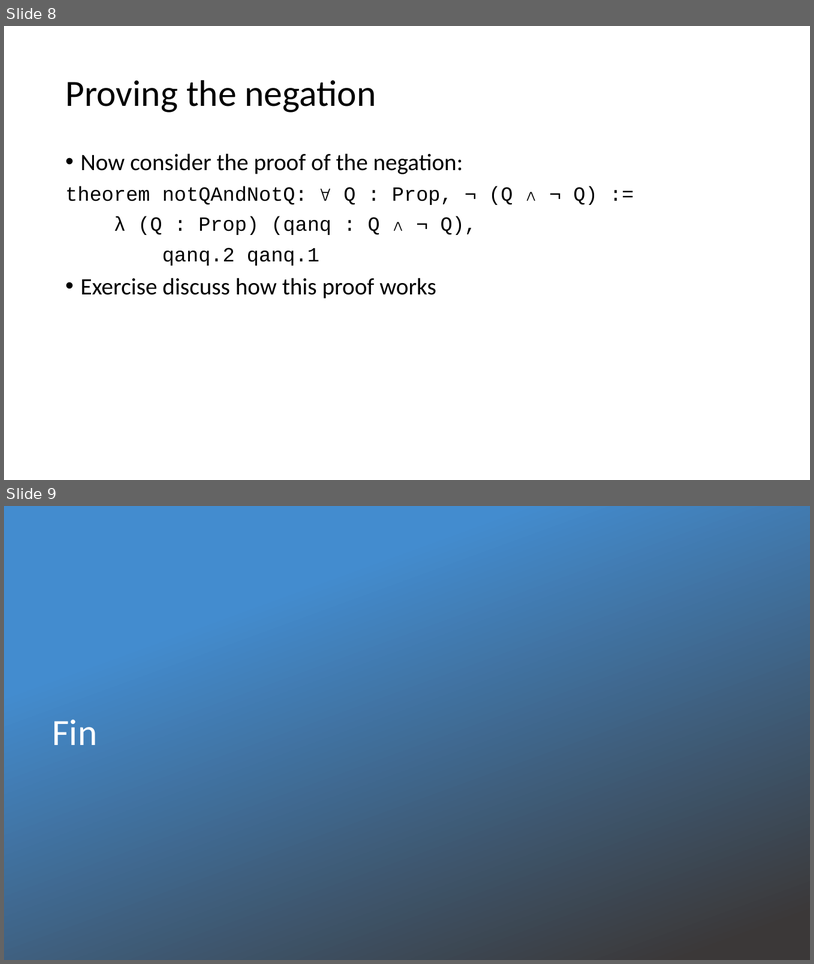
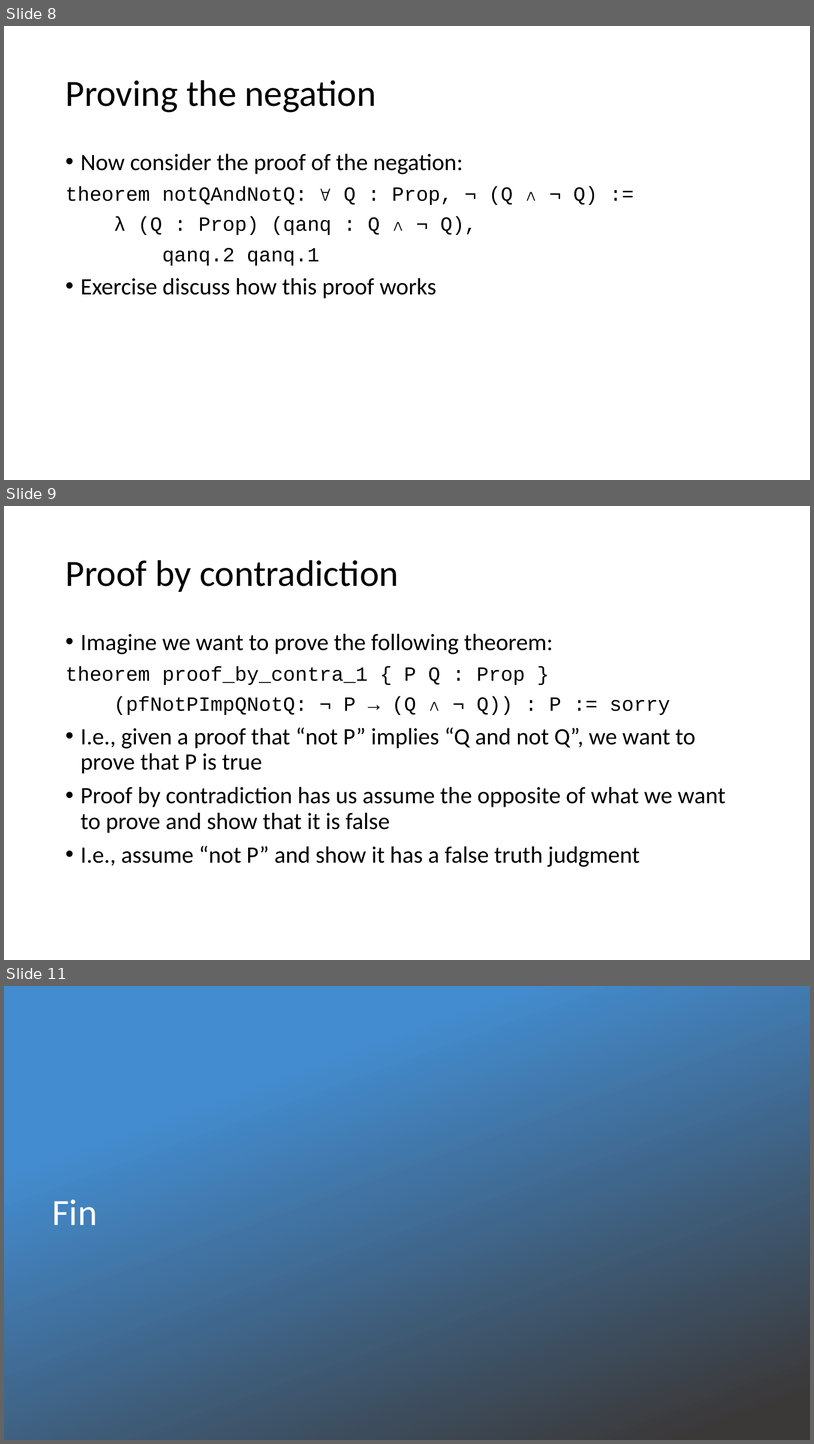
Before and after one commit to kevinsullivan/cs-dm, a slide deck: 06_Negation/Negation.pptx. Shown one above the other, each under a label of ours: slides 8 and 9 before the commit, slides 8, 9 and 11 after it; the slides between them are not shown. The pictures are 814x964 and 814x1444 pixels, drawn with LibreOffice and Linux fonts; fonts in the diff are those of the drawing; background and template pictures are left out; a plain dark background stands for a picture behind light text. Boxes give left, top, right and bottom in pixels: in the first picture for what was removed or moved away, otherwise in the second. Text is boxed around its words. In the diff, an @@ line names an element or a change of style, - is before the commit and + after.

```diff
--- a/06_Negation/Negation.pptx
+++ b/06_Negation/Negation.pptx
@@ slide 9 added at <box>4,506,810,960</box>, background #FFFFFF @@
@@ title added at <box>65,560,399,592</box>, 44 pt, text #000000 @@
+Proof by contradiction
@@ text added at <box>65,633,726,867</box>, 28 pt, text #000000 @@
+• Imagine we want to prove the following theorem:
+theorem proof_by_contra_1 { P Q : Prop }
+(pfNotPImpQNotQ: ¬ P → (Q ∧ ¬ Q)) : P := sorry
+• I.e., given a proof that “not P” implies “Q and not Q”, we want to prove that P is true
+• Proof by contradiction has us assume the opposite of what we want to prove and show that it is false
+• I.e., assume “not P” and show it has a false truth judgment
@@ what was slide 9 is now slide 11 @@
```
Also in this commit, not shown: 1 slide changed, 1 other slide added, 1 other file.
